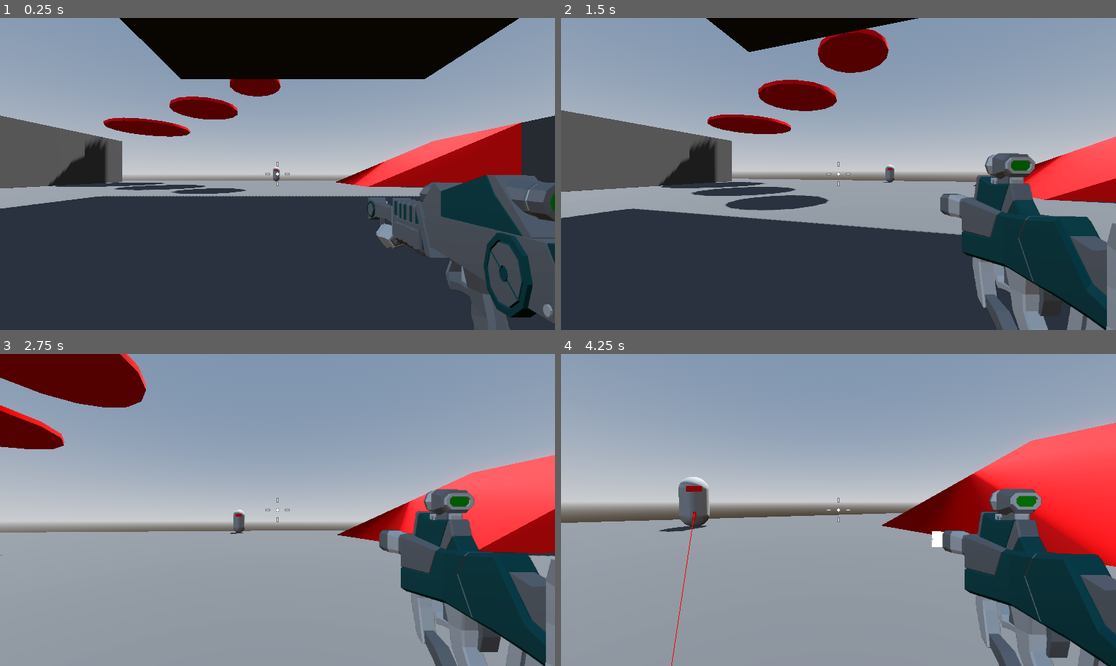
Above: before the commit, frames 1-4 (two rows, left to right).
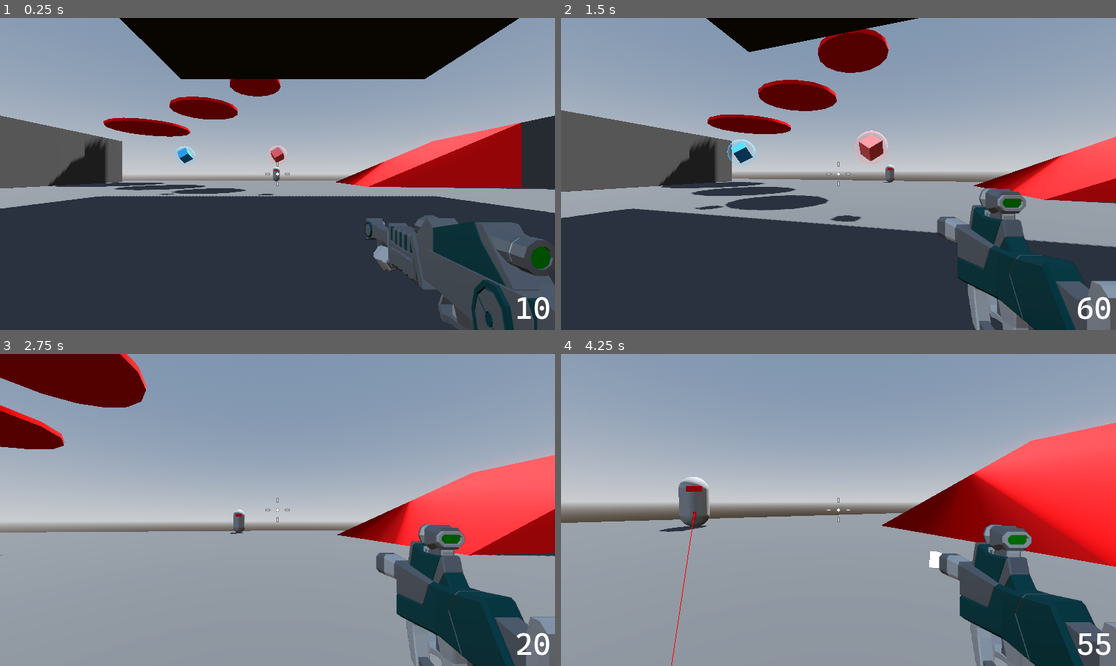
Above: after the commit, the same moments.

Repository: Tildozer/roboRampage
Game: Godot game, scene res://levels/sandbox.tscn
The game is run twice, just before and just after one commit, with the same random seed, the same clock (stepped at 60 frames per second) and the same inputs.
Inputs (mouse positions are in pixels of both pictures, inside the frame that each line leads up to):
- Up to frame 1 (0.25 s): no input
- Up to frame 2 (1.5 s): move the mouse to (866, 174) at 0.52 s; hold Mouse wheel down (next_weapon) 0.53-1.28 s; hold W (forward) from 0.53 s (still down); tap Space (jump) at 0.77 s; tap Mouse wheel up (prev_weapon) at 0.8, 1.35 s; move the mouse to (810, 174) at 1.27 s
- Up to frame 3 (2.75 s): keep holding W (forward); tap Space (jump) at 1.52 s; tap 1 (weapon_1) at 1.55 s; move the mouse to (288, 503) at 2.02 s; hold 1 (weapon_1) from 2.03 s (still down); tap 2 (weapon_2) at 2.3 s
- Up to frame 4 (4.25 s): keep holding W (forward); move the mouse to (832, 516) at 2.77 s; release 1 (weapon_1) at 2.78 s; tap 2 (weapon_2) at 2.85 s; tap Space (jump) at 3.02, 3.77 s; tap Mouse wheel down (next_weapon) at 3.05 s; move the mouse to (877, 513) at 3.52 s; press the mouse at (877, 513) at 3.53 s; tap Mouse wheel up (prev_weapon) at 3.8 s

The runs differ from the first frame. In frame 1, 9.1% of the frame differs, in the area x 28-100%, y 40-100%; in frame 2, 11%, in the area x 24-100%, y 36-100%; in frame 3, 10%; in frame 4, 10%.

Commit message:
added ammo pickups to give players more ammo

Diff:
--- a/characters/main_character/gameover_menu.tres
+++ b/characters/main_character/gameover_menu.tres
@@ -43,7 +43,6 @@
 
 }
 "
-graph_offset = Vector2(-877.414, -15.847)
 mode = 1
 flags/light_only = false
 nodes/fragment/3/node = SubResource("VisualShaderNodeTexture_rk75h")
--- a/characters/main_character/main_character.tscn
+++ b/characters/main_character/main_character.tscn
@@ -9,10 +9,38 @@
 [ext_resource type="Texture2D" uid="uid://dw40nrjfx6vfb" path="res://assets/textures/damage.png" id="5_jtcto"]
 [ext_resource type="PackedScene" uid="uid://dcx1jx1bb2nfj" path="res://characters/main_character/gameover_menu.tscn" id="6_1t1u0"]
 [ext_resource type="Script" uid="uid://n1e26qcyf3fc" path="res://scripts/weapon/ammo_handler.gd" id="6_je1ih"]
+[ext_resource type="FontFile" uid="uid://bwnbui5qtyajk" path="res://assets/fonts/CascadiaCode.ttf" id="9_xqdb8"]
 
 [sub_resource type="CapsuleShape3D" id="CapsuleShape3D_5ewka"]
 
 [sub_resource type="CapsuleMesh" id="CapsuleMesh_df5ci"]
+
+[sub_resource type="Animation" id="Animation_1t1u0"]
+length = 0.001
+tracks/0/type = "value"
+tracks/0/imported = false
+tracks/0/enabled = true
+tracks/0/path = NodePath("damage_texture:scale")
+tracks/0/interp = 1
+tracks/0/loop_wrap = true
+tracks/0/keys = {
+"times": PackedFloat32Array(0),
+"transitions": PackedFloat32Array(1),
+"update": 0,
+"values": [Vector2(1, 1)]
+}
+tracks/1/type = "value"
+tracks/1/imported = false
+tracks/1/enabled = true
+tracks/1/path = NodePath("damage_texture:modulate")
+tracks/1/interp = 1
+tracks/1/loop_wrap = true
+tracks/1/keys = {
+"times": PackedFloat32Array(0),
+"transitions": PackedFloat32Array(1),
+"update": 0,
+"values": [Color(1, 1, 1, 0)]
+}
 
 [sub_resource type="Animation" id="Animation_jtcto"]
 resource_name = "take_damagae"
@@ -42,38 +70,15 @@
 "values": [Color(1, 1, 1, 1), Color(1, 1, 1, 0)]
 }
 
-[sub_resource type="Animation" id="Animation_1t1u0"]
-length = 0.001
-tracks/0/type = "value"
-tracks/0/imported = false
-tracks/0/enabled = true
-tracks/0/path = NodePath("damage_texture:scale")
-tracks/0/interp = 1
-tracks/0/loop_wrap = true
-tracks/0/keys = {
-"times": PackedFloat32Array(0),
-"transitions": PackedFloat32Array(1),
-"update": 0,
-"values": [Vector2(1, 1)]
-}
-tracks/1/type = "value"
-tracks/1/imported = false
-tracks/1/enabled = true
-tracks/1/path = NodePath("damage_texture:modulate")
-tracks/1/interp = 1
-tracks/1/loop_wrap = true
-tracks/1/keys = {
-"times": PackedFloat32Array(0),
-"transitions": PackedFloat32Array(1),
-"update": 0,
-"values": [Color(1, 1, 1, 0)]
-}
-
 [sub_resource type="AnimationLibrary" id="AnimationLibrary_0crxk"]
 _data = {
 &"RESET": SubResource("Animation_1t1u0"),
 &"take_damage": SubResource("Animation_jtcto")
 }
+
+[sub_resource type="LabelSettings" id="LabelSettings_bvxdi"]
+font = ExtResource("9_xqdb8")
+font_size = 64
 
 [node name="player" type="CharacterBody3D" groups=["player"]]
 script = ExtResource("1_v0tg1")
@@ -120,16 +125,20 @@
 weapon_2 = NodePath("smg")
 
 [node name="rifle" parent="SubViewportContainer/SubViewport/weapon_camera/weapon_handler" node_paths=PackedStringArray("ammo_handler") instance=ExtResource("3_1t1u0")]
+transform = Transform3D(1, 0, 0, 0, 1, 0, 0, 0, 1, 0, -0.15, -0.08)
 visible = false
 ammo_handler = NodePath("../../ammo_handler")
 
 [node name="smg" parent="SubViewportContainer/SubViewport/weapon_camera/weapon_handler" node_paths=PackedStringArray("ammo_handler") instance=ExtResource("3_8nwpn")]
+transform = Transform3D(1, 0, 0, 0, 1, 0, 0, 0, 1, 0, -0.15, -0.08)
 visible = false
 ammo_handler = NodePath("../../ammo_handler")
 ammo_type = 1
 
-[node name="ammo_handler" type="Node" parent="SubViewportContainer/SubViewport/weapon_camera"]
+[node name="ammo_handler" type="Node" parent="SubViewportContainer/SubViewport/weapon_camera" node_paths=PackedStringArray("ammo_label")]
+unique_name_in_owner = true
 script = ExtResource("6_je1ih")
+ammo_label = NodePath("../../../../MarginContainer/Label")
 
 [node name="CenterContainer" type="CenterContainer" parent="."]
 anchors_preset = 15
@@ -160,5 +169,24 @@
 &"": SubResource("AnimationLibrary_0crxk")
 }
 
+[node name="MarginContainer" type="MarginContainer" parent="."]
+anchors_preset = 15
+anchor_right = 1.0
+anchor_bottom = 1.0
+grow_horizontal = 2
+grow_vertical = 2
+mouse_filter = 2
+theme_override_constants/margin_left = 8
+theme_override_constants/margin_top = 8
+theme_override_constants/margin_right = 8
+theme_override_constants/margin_bottom = 8
+
+[node name="Label" type="Label" parent="MarginContainer"]
+layout_mode = 2
+size_flags_horizontal = 8
+size_flags_vertical = 8
+text = "999"
+label_settings = SubResource("LabelSettings_bvxdi")
+
 [node name="gameover_menu" parent="." instance=ExtResource("6_1t1u0")]
 visible = false
--- a/levels/sandbox.tscn
+++ b/levels/sandbox.tscn
@@ -1,10 +1,12 @@
-[gd_scene load_steps=7 format=3 uid="uid://dxynl35ip5ym4"]
+[gd_scene load_steps=9 format=3 uid="uid://dxynl35ip5ym4"]
 
 [ext_resource type="Material" uid="uid://bf0s8r5cabg4x" path="res://assets/materials/testGrey.tres" id="1_7he1i"]
 [ext_resource type="PackedScene" uid="uid://cgtlr4ahbgkcg" path="res://levels/enviroments/sandbox_enviroment.tscn" id="1_wfhpi"]
 [ext_resource type="PackedScene" uid="uid://c4sou82px1xdb" path="res://characters/main_character/main_character.tscn" id="2_whpuv"]
 [ext_resource type="Material" uid="uid://bcb6payh1k3ux" path="res://assets/materials/testRed.tres" id="3_85hcc"]
 [ext_resource type="PackedScene" uid="uid://bdnh6ic6vhjwv" path="res://characters/enemy.tscn" id="5_0glgv"]
+[ext_resource type="PackedScene" uid="uid://dh3i27st25fiq" path="res://pickups/bullet_pickup.tscn" id="6_llpag"]
+[ext_resource type="PackedScene" uid="uid://bbev76ltotx7m" path="res://pickups/small_bullet_pickup.tscn" id="7_tv6ri"]
 
 [sub_resource type="NavigationMesh" id="NavigationMesh_7he1i"]
 vertices = PackedVector3Array(-31.5, 0.5, -23.25, -29.5, 0.5, -23.25, -29.25, 0.5, -25.5, -31.5, 0.5, -31.5, -20.5, 0.5 …(3267 unchanged characters)…
@@ -161,3 +163,11 @@
 
 [node name="enemy" parent="." instance=ExtResource("5_0glgv")]
 transform = Transform3D(1, 0, 0, 0, 1, 0, 0, 0, 1, -0.1723, 1, -28.6589)
+
+[node name="pickups" type="Node3D" parent="."]
+
+[node name="bullet_pickup" parent="pickups" instance=ExtResource("6_llpag")]
+transform = Transform3D(1, 0, 0, 0, 1, 0, 0, 0, 1, 0, 2, -10.7752)
+
+[node name="small_bullet_pickup" parent="pickups" instance=ExtResource("7_tv6ri")]
+transform = Transform3D(1, 0, 0, 0, 1, 0, 0, 0, 1, -5, 2, -11)
--- /dev/null
+++ b/pickups/blue_fresnel_aura.tres
@@ -0,0 +1,40 @@
+[gd_resource type="VisualShader" load_steps=3 format=3 uid="uid://ds2y4dall7opn"]
+
+[sub_resource type="VisualShaderNodeFresnel" id="VisualShaderNodeFresnel_6bv08"]
+default_input_values = [2, false, 3, 3.0]
+
+[sub_resource type="VisualShaderNodeColorConstant" id="VisualShaderNodeColorConstant_6bv08"]
+constant = Color(0.231373, 0.662745, 1, 1)
+
+[resource]
+code = "shader_type spatial;
+render_mode blend_mix, depth_draw_opaque, cull_back, diffuse_lambert, specular_schlick_ggx;
+
+
+
+
+void fragment() {
+// ColorConstant:3
+	vec4 n_out3p0 = vec4(0.231373, 0.662745, 1.000000, 1.000000);
+
+
+// Fresnel:2
+	float n_in2p3 = 3.00000;
+	float n_out2p0 = pow(1.0 - clamp(dot(NORMAL, VIEW), 0.0, 1.0), n_in2p3);
+
+
+// Output:0
+	ALBEDO = vec3(n_out3p0.xyz);
+	ALPHA = n_out2p0;
+	EMISSION = vec3(n_out3p0.xyz);
+
+
+}
+"
+graph_offset = Vector2(-123.987, -45.3204)
+nodes/fragment/0/position = Vector2(960, 60)
+nodes/fragment/2/node = SubResource("VisualShaderNodeFresnel_6bv08")
+nodes/fragment/2/position = Vector2(-80, 200)
+nodes/fragment/3/node = SubResource("VisualShaderNodeColorConstant_6bv08")
+nodes/fragment/3/position = Vector2(220, 320)
+nodes/fragment/connections = PackedInt32Array(2, 0, 0, 1, 3, 0, 0, 5, 3, 0, 0, 0)
--- /dev/null
+++ b/pickups/bullet_pickup.tscn
@@ -0,0 +1,21 @@
+[gd_scene load_steps=5 format=3 uid="uid://dh3i27st25fiq"]
+
+[ext_resource type="PackedScene" uid="uid://baya5xo62t5br" path="res://pickups/pickup.tscn" id="1_5iak5"]
+[ext_resource type="Shader" uid="uid://c0u626nxvjxdj" path="res://pickups/red_fresnel_aura.tres" id="2_oofr2"]
+
+[sub_resource type="StandardMaterial3D" id="StandardMaterial3D_oofr2"]
+albedo_color = Color(1, 0.411765, 0.407843, 1)
+
+[sub_resource type="ShaderMaterial" id="ShaderMaterial_11h7g"]
+render_priority = 0
+shader = ExtResource("2_oofr2")
+
+[node name="bullet_pickup" instance=ExtResource("1_5iak5")]
+ammo_amount = 10
+
+[node name="ammo_mesh" parent="." index="0"]
+transform = Transform3D(0.707107, -0.707107, 0, 0.5, 0.5, -0.707107, 0.5, 0.5, 0.707107, 0, 0, 0)
+material_override = SubResource("StandardMaterial3D_oofr2")
+
+[node name="fresnel_aura" parent="." index="3"]
+material_override = SubResource("ShaderMaterial_11h7g")
--- /dev/null
+++ b/pickups/pickup.tscn
@@ -0,0 +1,69 @@
+[gd_scene load_steps=8 format=3 uid="uid://baya5xo62t5br"]
+
+[ext_resource type="Script" uid="uid://cx26pvs6160im" path="res://scripts/pickups/pickup.gd" id="1_ra232"]
+
+[sub_resource type="BoxMesh" id="BoxMesh_1ckwn"]
+size = Vector3(0.5, 0.5, 0.5)
+
+[sub_resource type="SphereShape3D" id="SphereShape3D_ra232"]
+radius = 1.0
+
+[sub_resource type="Animation" id="Animation_0ketk"]
+length = 0.001
+tracks/0/type = "value"
+tracks/0/imported = false
+tracks/0/enabled = true
+tracks/0/path = NodePath("ammo_mesh:rotation")
+tracks/0/interp = 1
+tracks/0/loop_wrap = true
+tracks/0/keys = {
+"times": PackedFloat32Array(0),
+"transitions": PackedFloat32Array(1),
+"update": 0,
+"values": [Vector3(0.785398, 0, 0.785398)]
+}
+
+[sub_resource type="Animation" id="Animation_ra232"]
+resource_name = "idle"
+loop_mode = 1
+tracks/0/type = "value"
+tracks/0/imported = false
+tracks/0/enabled = true
+tracks/0/path = NodePath("ammo_mesh:rotation")
+tracks/0/interp = 1
+tracks/0/loop_wrap = true
+tracks/0/keys = {
+"times": PackedFloat32Array(0, 1),
+"transitions": PackedFloat32Array(-2, -2),
+"update": 0,
+"values": [Vector3(0.785398, 0, 0.785398), Vector3(0.785398, 6.28319, 0.785398)]
+}
+
+[sub_resource type="AnimationLibrary" id="AnimationLibrary_i5kuo"]
+_data = {
+&"RESET": SubResource("Animation_0ketk"),
+&"idle": SubResource("Animation_ra232")
+}
+
+[sub_resource type="SphereMesh" id="SphereMesh_pbiw3"]
+
+[node name="pickup" type="Area3D"]
+script = ExtResource("1_ra232")
+
+[node name="ammo_mesh" type="MeshInstance3D" parent="."]
+transform = Transform3D(0.707107, -0.707107, 0, 0.5, 0.5, -0.707107, 0.5, 0.5, 0.707107, 0, 0, 0)
+mesh = SubResource("BoxMesh_1ckwn")
+
+[node name="CollisionShape3D" type="CollisionShape3D" parent="."]
+shape = SubResource("SphereShape3D_ra232")
+
+[node name="AnimationPlayer" type="AnimationPlayer" parent="."]
+libraries = {
+&"": SubResource("AnimationLibrary_i5kuo")
+}
+autoplay = "idle"
+
+[node name="fresnel_aura" type="MeshInstance3D" parent="."]
+mesh = SubResource("SphereMesh_pbiw3")
+
+[connection signal="body_entered" from="." to="." method="_on_body_entered"]
--- /dev/null
+++ b/pickups/red_fresnel_aura.tres
@@ -0,0 +1,40 @@
+[gd_resource type="VisualShader" load_steps=3 format=3 uid="uid://c0u626nxvjxdj"]
+
+[sub_resource type="VisualShaderNodeFresnel" id="VisualShaderNodeFresnel_6bv08"]
+default_input_values = [2, false, 3, 3.0]
+
+[sub_resource type="VisualShaderNodeColorConstant" id="VisualShaderNodeColorConstant_4k804"]
+constant = Color(1, 0.411765, 0.407843, 1)
+
+[resource]
+code = "shader_type spatial;
+render_mode blend_mix, depth_draw_opaque, cull_back, diffuse_lambert, specular_schlick_ggx;
+
+
+
+
+void fragment() {
+// ColorConstant:3
+	vec4 n_out3p0 = vec4(1.000000, 0.411765, 0.407843, 1.000000);
+
+
+// Fresnel:2
+	float n_in2p3 = 3.00000;
+	float n_out2p0 = pow(1.0 - clamp(dot(NORMAL, VIEW), 0.0, 1.0), n_in2p3);
+
+
+// Output:0
+	ALBEDO = vec3(n_out3p0.xyz);
+	ALPHA = n_out2p0;
+	EMISSION = vec3(n_out3p0.xyz);
+
+
+}
+"
+graph_offset = Vector2(-145.507, -47.9147)
+nodes/fragment/0/position = Vector2(960, 60)
+nodes/fragment/2/node = SubResource("VisualShaderNodeFresnel_6bv08")
+nodes/fragment/2/position = Vector2(-80, 200)
+nodes/fragment/3/node = SubResource("VisualShaderNodeColorConstant_4k804")
+nodes/fragment/3/position = Vector2(200, 140)
+nodes/fragment/connections = PackedInt32Array(2, 0, 0, 1, 3, 0, 0, 0, 3, 0, 0, 5)
--- /dev/null
+++ b/pickups/small_bullet_pickup.tscn
@@ -0,0 +1,22 @@
+[gd_scene load_steps=5 format=3 uid="uid://bbev76ltotx7m"]
+
+[ext_resource type="PackedScene" uid="uid://baya5xo62t5br" path="res://pickups/pickup.tscn" id="1_lq6ar"]
+[ext_resource type="Shader" uid="uid://ds2y4dall7opn" path="res://pickups/blue_fresnel_aura.tres" id="2_7jwai"]
+
+[sub_resource type="StandardMaterial3D" id="StandardMaterial3D_7jwai"]
+albedo_color = Color(0.231373, 0.662745, 1, 1)
+
+[sub_resource type="ShaderMaterial" id="ShaderMaterial_yooea"]
+render_priority = 0
+shader = ExtResource("2_7jwai")
+
+[node name="small_bullet_pickup" instance=ExtResource("1_lq6ar")]
+ammo_type = 1
+ammo_amount = 60
+
+[node name="ammo_mesh" parent="." index="0"]
+transform = Transform3D(0.707107, -0.707107, 0, 0.5, 0.5, -0.707107, 0.5, 0.5, 0.707107, 0, 0, 0)
+material_override = SubResource("StandardMaterial3D_7jwai")
+
+[node name="fresnel_aura" parent="." index="3"]
+material_override = SubResource("ShaderMaterial_yooea")
--- a/project.godot
+++ b/project.godot
@@ -67,11 +67,11 @@
 }
 next_weapon={
 "deadzone": 0.2,
-"events": [Object(InputEventMouseButton,"resource_local_to_s …(137 unchanged characters)… lse,"button_mask":16,"position":Vector2(200, 18),"global_position":Vector2(209, 66),"factor":1.0,"button_index":5,"canceled":false,"pressed":true,"double_click":false,"script":null)
+"events": [Object(InputEventMouseButton,"resource_local_to_s …(137 unchanged characters)… lse,"button_mask":16,"position":Vector2(189, 7),"global_position":Vector2(198, 55),"factor":1.0,"button_index":5,"canceled":false,"pressed":true,"double_click":false,"script":null)
 ]
 }
 prev_weapon={
 "deadzone": 0.2,
-"events": [Object(InputEventMouseButton,"resource_local_to_s …(136 unchanged characters)… alse,"button_mask":8,"position":Vector2(149, 26),"global_position":Vector2(158, 74),"factor":1.0,"button_index":4,"canceled":false,"pressed":true,"double_click":false,"script":null)
+"events": [Object(InputEventMouseButton,"resource_local_to_s …(136 unchanged characters)… alse,"button_mask":8,"position":Vector2(93, 16),"global_position":Vector2(102, 64),"factor":1.0,"button_index":4,"canceled":false,"pressed":true,"double_click":false,"script":null)
 ]
 }
--- /dev/null
+++ b/scripts/pickups/pickup.gd
@@ -0,0 +1,9 @@
+extends Area3D
+
+@export var ammo_type: AmmoHandler.ammo_type
+@export var ammo_amount := 20
+
+func _on_body_entered(body:Node3D) -> void:
+	if body.is_in_group("player"):
+		queue_free()
+		body.ammo_handler.add_ammo(ammo_type, ammo_amount)
--- a/scripts/player/player.gd
+++ b/scripts/player/player.gd
@@ -20,6 +20,7 @@
 @onready var animation_player: AnimationPlayer = $damage_texture/AnimationPlayer
 @onready var camera_pivot: Node3D = $camera_pivot
 @onready var gameover_menu: Control = $gameover_menu
+@onready var ammo_handler: AmmoHandler = %ammo_handler
 
 func _ready() -> void:
 	Input.mouse_mode = Input.MOUSE_MODE_CAPTURED
--- a/scripts/weapon/ammo_handler.gd
+++ b/scripts/weapon/ammo_handler.gd
@@ -1,5 +1,7 @@
 extends Node
 class_name AmmoHandler
+
+@export var ammo_label: Label
 
 enum ammo_type {
     BULLET,
@@ -17,4 +19,11 @@
 func use_ammo(type: ammo_type) -> void:
     if has_ammo(type):
         ammo_storage[type] -= 1
-        print(ammo_storage[type])
+        update_ammo_label(type)
+
+func update_ammo_label(type: ammo_type) -> void:
+    ammo_label.text = str(ammo_storage[type])
+
+func add_ammo(type: ammo_type, amount: int) -> void:
+    ammo_storage[type] += amount
+    update_ammo_label(type)
--- a/scripts/weapon/weapon_handler.gd
+++ b/scripts/weapon/weapon_handler.gd
@@ -11,6 +11,7 @@
 		if child == active_weapon:
 			child.visible = true
 			child.set_process(true)
+			child.ammo_handler.update_ammo_label(child.ammo_type)
 		else:
 			child.visible = false
 			child.set_process(false)
@@ -21,8 +22,10 @@
 	if event.is_action_pressed("weapon_2"):
 		equip(weapon_2)
 	if event.is_action_pressed("next_weapon"):
+		print("next_weapon")
 		next_weapon(true)
 	if event.is_action_pressed("prev_weapon"):
+		print("prev_weapon")
 		next_weapon(false)
 
 func next_weapon(next: bool) -> void:
Not shown: 1 places in characters/main_character/main_character.tscn that only renumber resources
Not shown, added: scripts/pickups/pickup.gd.uid
